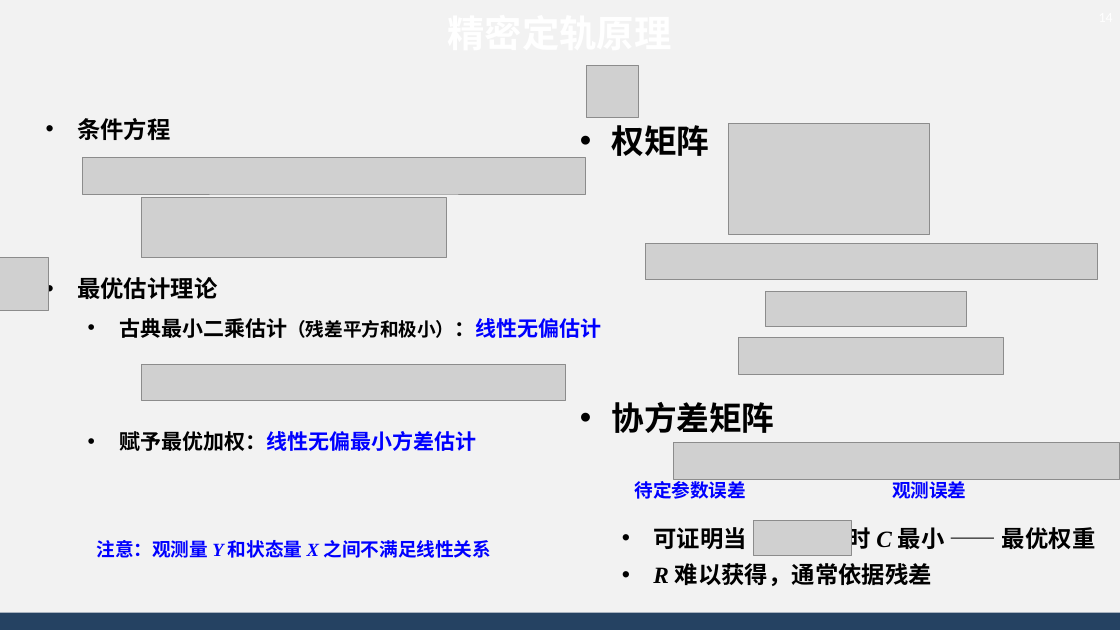
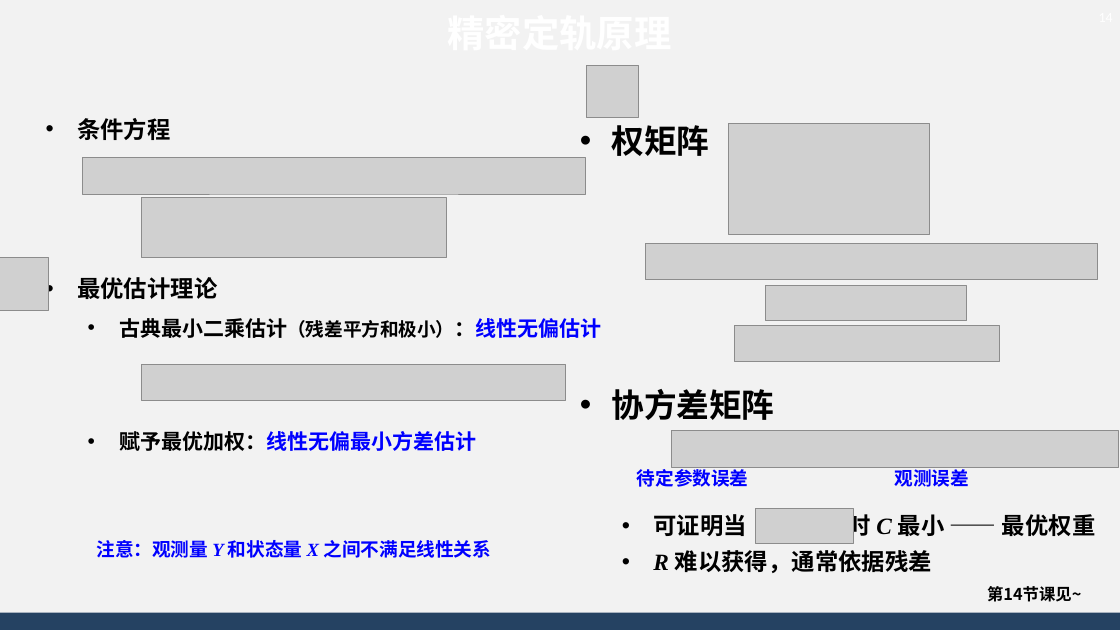
Before and after one commit to AsBackup/DAOSSA, a slide deck: slide 14 of 12 初轨确定和精密定轨原理.pptx. Drawn at 1120x630 pixels with LibreOffice and Linux fonts; fonts in the diff are those of the drawing; grey boxes stand for pictures; background and template pictures are left out. Boxes give left, top, right and bottom in pixels: in the first picture for what was removed or moved away, otherwise in the second. Text is boxed around its words. In the diff, an @@ line names an element or a change of style, - is before the commit and + after.

```diff
--- a/12 初轨确定和精密定轨原理.pptx
+++ b/12 初轨确定和精密定轨原理.pptx
@@ text "权矩阵" rewrapped from [611,125,1095,586] to [611,125,1095,573] @@
@@ picture: place and size @@
-picture at [765,292,967,327]
+picture at [765,286,967,321]
@@ picture: place and size @@
-picture at [739,338,1004,375]
+picture at [735,325,1000,362]
@@ text "待定参数误差": place and size @@
-text "待定参数误差" at [634,478,746,499]
+text "待定参数误差" at [637,466,749,487]
@@ 2 pictures, 1 text: place and size @@
-2 pictures, 1 text at [673,443,1120,556]
+2 pictures, 1 text at [671,430,1118,544]
@@ text added at [987,586,1081,602], 14 pt, text #000000, bold @@
+第14节课见~
```
Also in this commit, not shown: 3 other slides changed, 14 other files.
